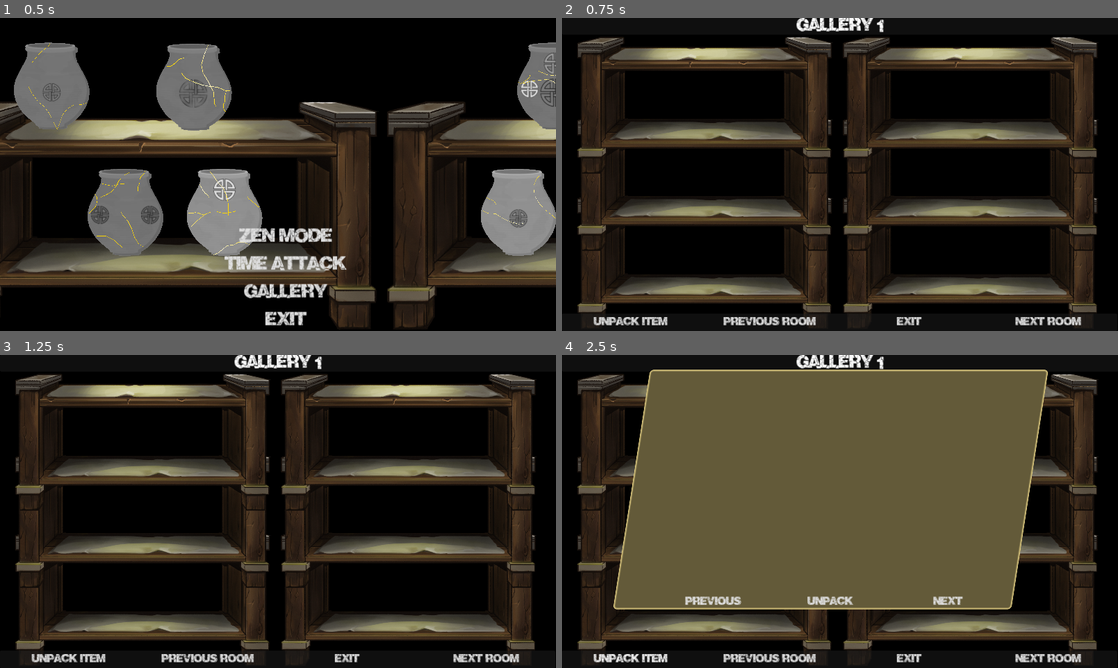
Above: before the commit, frames 1-4 (two rows, left to right).
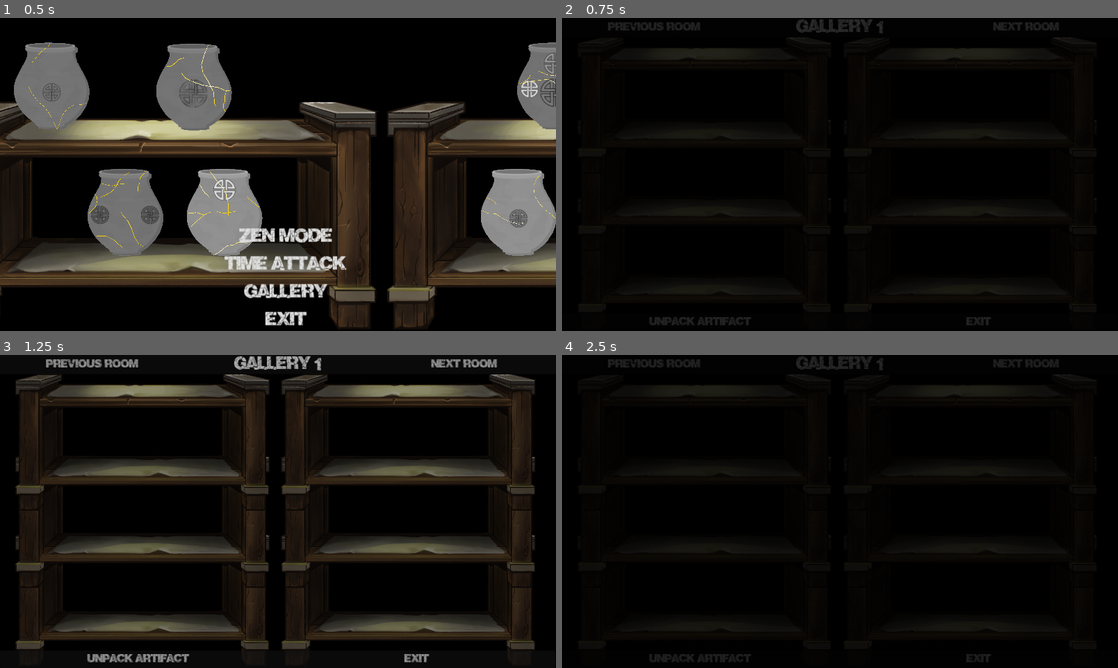
Above: after the commit, the same moments.

Repository: feyrkh/Exploratory
Game: Godot game, scene res://menu/main/TitleScreen.tscn
The game is run twice, just before and just after one commit, with the same random seed, the same clock (stepped at 60 frames per second) and the same inputs.
Inputs:
- Up to frame 1 (0.5 s): no input
- Up to frame 2 (0.75 s): click "Gallery" at 0.5 s
- Up to frame 3 (1.25 s): no input
- Up to frame 4 (2.5 s): click "Unpack Item" (after the commit: "Unpack Artifact") at 1.25 s; click "Previous room" at 2 s

Frame 1 is identical in both runs. In frame 2, 39% of the frame differs, in the area x 2-97%, y 0-100%; in frame 3, 17%; in frame 4, 74%.

Commit message:
Finish gallery stuff for now

Diff:
--- a/Global.gd
+++ b/Global.gd
@@ -2,6 +2,7 @@
 
 signal click_mode_changed()
 signal camera_zoom_changed(cur_zoom:float)
+signal delete_archeology_item(item:ArcheologyItem)
 signal save_to_gallery(item:Node2D)
 signal unpack_gallery_item(gallery_item_name:String)
 
--- a/menu/gallery/GalleryMenu.gd
+++ b/menu/gallery/GalleryMenu.gd
@@ -3,6 +3,8 @@
 var cur_page:int = 0
 var items_per_page:int = 1
 var available_items := []
+@onready var no_entry_label = find_child("NoEntryLabel")
+@onready var unpack_button = find_child("UnpackButton")
 
 func setup(items:Array):
 	cur_page = 0
@@ -12,6 +14,12 @@
 func draw_page():
 	for entry in find_child("Entries").get_children():
 		entry.queue_free()
+	if available_items.size() == 0:
+		no_entry_label.visible = true
+		unpack_button.disabled = true
+	else:
+		no_entry_label.visible = false
+		unpack_button.disabled = false
 	for i in range(cur_page * items_per_page, min(available_items.size(), (cur_page+1) * items_per_page)):
 		add_entry(available_items[i])
 
@@ -21,6 +29,8 @@
 	find_child("Entries").add_child(entry)
 
 func _on_previous_button_pressed():
+	if available_items.size() == 0:
+		return
 	cur_page -= 1
 	if cur_page < 0:
 		cur_page = available_items.size()-1
@@ -31,5 +41,13 @@
 	visible = false
 
 func _on_next_button_pressed():
+	if available_items.size() == 0:
+		return
 	cur_page = (cur_page + 1) % available_items.size()
 	draw_page()
+
+func _on_gui_input(event):
+	if event.is_action_pressed("right_click"):
+		if visible:
+			visible = false
+			get_viewport().set_input_as_handled()
--- a/menu/gallery/GalleryMenu.tscn
+++ b/menu/gallery/GalleryMenu.tscn
@@ -18,10 +18,20 @@
 offset_top = 34.0
 offset_right = 1027.0
 offset_bottom = 585.0
+mouse_filter = 1
 theme = ExtResource("1_3hicx")
 
 [node name="VBoxContainer" type="VBoxContainer" parent="PanelContainer"]
 layout_mode = 2
+
+[node name="NoEntryLabel" type="Label" parent="PanelContainer/VBoxContainer"]
+layout_mode = 2
+size_flags_vertical = 6
+text = "You have no saved artifacts
+Play in Zen or Time Attack mode
+to collect more"
+horizontal_alignment = 1
+vertical_alignment = 1
 
 [node name="Entries" type="VBoxContainer" parent="PanelContainer/VBoxContainer"]
 layout_mode = 2
@@ -48,6 +58,7 @@
 theme = ExtResource("1_3hicx")
 text = "Next"
 
+[connection signal="gui_input" from="." to="." method="_on_gui_input"]
 [connection signal="pressed" from="PanelContainer/VBoxContainer/HBoxContainer/PreviousButton" to="." method="_on_previous_button_pressed"]
 [connection signal="pressed" from="PanelContainer/VBoxContainer/HBoxContainer/UnpackButton" to="." method="_on_unpack_button_pressed"]
 [connection signal="pressed" from="PanelContainer/VBoxContainer/HBoxContainer/NextButton" to="." method="_on_next_button_pressed"]
--- a/pottery/ArcheologyItem.gd
+++ b/pottery/ArcheologyItem.gd
@@ -105,6 +105,7 @@
 @onready var shard_edges:Node2D = find_child("ShardEdges")
 @onready var glue_edges:Node2D = find_child("Glue")
 var _gallery_mode = false
+var gallery_id:String
 
 func get_save_data(image_save_data:Dictionary) -> Dictionary: # Dictionary[String, ImageBuilder.ImageSaveData]
 	var result := []
@@ -361,8 +362,9 @@
 				safe_freeze(false)
 				var prev_top = get_parent().get_child(-1)
 				get_parent().move_child(self, -1)
-				for i in range(get_parent().get_child_count()):
-					get_parent().get_child(i).z_index = i * 5
+				if _gallery_mode:
+					for i in range(get_parent().get_child_count()):
+						get_parent().get_child(i).z_index = i * 5
 				get_viewport().set_input_as_handled()
 			if event.is_action_pressed("break_item"):
 				random_scar()
@@ -396,6 +398,7 @@
 		target_rot = 0.1 # just something to get the _integrate_forces method started
 	elif hover_idx >= 0 and event.is_action_pressed("delete_item"):
 		print("Deleting item ", self)
+		Global.delete_archeology_item.emit(self)
 		queue_free()
 
 func _integrate_forces(state):
--- a/pottery/CleaningTable.gd
+++ b/pottery/CleaningTable.gd
@@ -267,6 +267,9 @@
 func _on_shuffle_button_pressed():
 	#PhysicsServer2D.set_active(false)
 	var pieces = find_child("Pieces").get_children()
+	for i in range(pieces.size()):
+		if pieces[i]._gallery_mode:
+			pieces[i].z_index = i * 5
 	pieces.shuffle()
 	var largest_x_seen = 0
 	var cur_min_x = 0
--- a/pottery/CleaningTable.tscn
+++ b/pottery/CleaningTable.tscn
@@ -122,14 +122,6 @@
 text = "Save Item"
 alignment = 0
 
-[node name="Label" type="Label" parent="CanvasLayer"]
-offset_left = 130.0
-offset_right = 1141.0
-offset_bottom = 49.0
-text = "camera=wasd or middle-click+drag, leftclick+drag=move piece, rightclick+drag=rotate piece, mouse wheel=zoom, shift=disable collisions while held
-tab=toggle mouse mode
-"
-
 [node name="PopupContainer" type="Control" parent="CanvasLayer"]
 layout_mode = 3
 anchors_preset = 0
--- /dev/null
+++ b/pottery/FadeRect.gd
@@ -0,0 +1,23 @@
+extends ColorRect
+
+signal finished
+
+func fade_out(fade_time:float):
+	if visible == false:
+		var fadeout := create_tween()
+		modulate = Color(0, 0, 0, 0)
+		visible = true
+		fadeout.tween_property(self, "modulate", Color.BLACK, fade_time)
+		await fadeout.finished
+		await get_tree().process_frame
+	finished.emit()
+
+func fade_in(fade_time:float):
+	if visible == true:
+		await get_tree().process_frame
+		var fadeout = create_tween()
+		modulate = Color.BLACK
+		fadeout.tween_property(self, "modulate", Color(0, 0, 0, 0), fade_time*2)
+		await fadeout.finished
+		visible = false
+		finished.emit()
--- a/pottery/GalleryRoom.gd
+++ b/pottery/GalleryRoom.gd
@@ -2,6 +2,7 @@
 
 const CAMERA_MOVE_SPEED := 55
 const ZOOM_INCREMENT := Vector2(0.1, 0.1)
+const FADE_TIME := 0.25
 
 @export var camera_top_left_limit:Vector2 = Vector2(0, 0)
 @export var camera_bot_right_limit:Vector2 = Vector2(4270, 2397)
@@ -11,14 +12,18 @@
 var gallery_items_unused := []
 var gallery_rooms := [] # Array[Dictionary]
 var cur_room_idx:int = 0
+var cur_room_name:String = "Gallery 1"
 
 @onready var camera = find_child("Camera2D")
+@onready var fade_rect = find_child("FadeRect")
 
 func _unhandled_input(event):
 	if event.is_action_pressed("ui_cancel"):
 		if find_child("GalleryMenu").visible:
 			find_child("GalleryMenu").visible = false
 			get_viewport().set_input_as_handled()
+		elif find_child("RoomLabelEdit").visible:
+			cancel_room_name_edit()
 		else:
 			_on_exit_button_pressed()
 	elif event.is_action_pressed("right_click"):
@@ -81,8 +86,11 @@
 			adjust_camera_limits()
 			get_viewport().set_input_as_handled()
 		elif event.is_action_pressed("camera_drag"):
-			camera_drag_mouse_start = get_viewport().get_mouse_position()
-			camera_drag_camera_start = camera.position
+			if find_child("GalleryMenu").visible:
+				find_child("GalleryMenu").visible = false
+			else:
+				camera_drag_mouse_start = get_viewport().get_mouse_position()
+				camera_drag_camera_start = camera.position
 		elif event.is_action_released("camera_drag"):
 			camera_drag_mouse_start = null
 			camera_drag_camera_start = null
@@ -106,7 +114,29 @@
 		elif camera_bot_right.y > camera_bot_right_limit.y:
 			camera.position.y = camera_bot_right_limit.y - view_rect.size.y / 2
 
+
+const ROOM_FIELD_NAME := 0
+const ROOM_FIELD_ITEMS := 1
+const ITEM_FIELD_ID := 0
+const ITEM_FIELD_POS := 1
+const ITEM_FIELD_ROT := 2
+func save_current_room():
+	if find_child("RoomLabelEdit").visible:
+		_on_room_label_edit_text_submitted(find_child("RoomLabelEdit").text)
+	while cur_room_idx >= gallery_rooms.size():
+		gallery_rooms.append([])
+	var cur_room_items = []
+	for child in find_child("Items").get_children():
+		cur_room_items.append([child.gallery_id, child.global_position, child.global_rotation])
+	var cur_room_data = [cur_room_name, cur_room_items]
+	gallery_rooms[cur_room_idx] = cur_room_data
+	save_gallery_rooms()
+
 func save_gallery_rooms():
+	while gallery_rooms.size() > 1 and gallery_rooms[0][ROOM_FIELD_ITEMS].size() == 0 and gallery_rooms[1][ROOM_FIELD_ITEMS].size() == 0:
+		gallery_rooms.pop_front()
+	while gallery_rooms.size() > 1 and gallery_rooms[-2][ROOM_FIELD_ITEMS].size() == 0 and gallery_rooms[-1][ROOM_FIELD_ITEMS].size() == 0:
+		gallery_rooms.pop_back()
 	var file = FileAccess.open_compressed("user://gallery.cfg", FileAccess.WRITE)
 	if file == null:
 		push_error("Failed to save gallery room data: ", FileAccess.get_open_error())
@@ -119,7 +149,7 @@
 	if file == null:
 		gallery_rooms = []
 	else:
-		gallery_rooms = file.read_var()
+		gallery_rooms = file.get_var()
 		file.close()
 	var gallery_items_all := {}
 	var dir = DirAccess.open("user://gallery")
@@ -135,9 +165,11 @@
 		push_error("An error occurred when trying to access the path.")
 	gallery_items_unused = []
 	var gallery_items_used = {}
-	for room_item_data in gallery_rooms:
-		for k in room_item_data.keys():
-			gallery_items_used[k] = true
+	for room_data in gallery_rooms:
+		var room_items = room_data[ROOM_FIELD_ITEMS]
+		for item in room_items:
+			var item_id = item[ITEM_FIELD_ID]
+			gallery_items_used[item_id] = true
 	for k in gallery_items_all.keys():
 		if !gallery_items_used.get(k, false):
 			gallery_items_unused.append(k)
@@ -149,29 +181,52 @@
 
 func _ready():
 	Global.unpack_gallery_item.connect(unpack_gallery_item)
+	Global.delete_archeology_item.connect(item_deleted)
+	fade_rect.visible = true
 	load_gallery_room(0)
 
+func item_deleted(item:ArcheologyItem):
+	gallery_items_unused.append(item.gallery_id)
+	save_current_room()
+
 func load_gallery_room(idx:int):
+	await find_child("FadeRect").fade_out(FADE_TIME)
 	cur_room_idx = idx
-	var item_list
+	var room_data
 	if idx >= gallery_rooms.size():
-		item_list = []
-	else:
-		item_list = gallery_rooms[idx]
-	print("Loading items: ", item_list)
+		room_data = ["Gallery "+str(cur_room_idx+1), []]
+	else:
+		room_data = gallery_rooms[idx]
+	cur_room_name = room_data[ROOM_FIELD_NAME]
+	find_child("RoomLabel").text = cur_room_name
+	for child in find_child("Items").get_children():
+		child.queue_free()
+	var item_list = room_data[ROOM_FIELD_ITEMS]
+	for item_data in item_list:
+		var item = await unpack_gallery_item(item_data[ITEM_FIELD_ID])
+		item.global_position = item_data[ITEM_FIELD_POS]
+		item.global_rotation = item_data[ITEM_FIELD_ROT]
+	await find_child("FadeRect").fade_in(FADE_TIME*2)
+
 
 func display_gallery_menu():
 	find_child("GalleryMenu").setup(gallery_items_unused)
 	find_child("GalleryMenu").visible = true
 
-func unpack_gallery_item(item_name:String):
+func hide_gallery_menu():
+	find_child("GalleryMenu").visible = true
+
+func unpack_gallery_item(item_name:String) -> Node2D:
 	var item = await GalleryMgr.unpack_from_gallery(item_name, report_error)
 	if item != null:
 		find_child("Items").add_child(item)
 		item.gallery_mode()
 		item.global_position = get_viewport().get_camera_2d().get_screen_center_position() - item.bounding_box.size/2
+	gallery_items_unused.erase(item_name)
+	return item
 
 func _on_exit_button_pressed():
+	save_current_room()
 	get_tree().change_scene_to_file("res://menu/main/TitleScreen.tscn")
 
 func _on_unpack_button_pressed():
@@ -179,3 +234,47 @@
 
 func report_error(msg:String):
 	push_error(msg)
+
+
+func _on_previous_button_pressed():
+	save_current_room()
+	cur_room_idx -= 1
+	if cur_room_idx < 0:
+		cur_room_idx = gallery_rooms.size()
+		if gallery_rooms[-1][ROOM_FIELD_ITEMS].size() == 0:
+			cur_room_idx -= 1
+	load_gallery_room(cur_room_idx)
+
+func _on_next_button_pressed():
+	save_current_room()
+	cur_room_idx += 1
+	if cur_room_idx >= gallery_rooms.size():
+		if gallery_rooms[-1][ROOM_FIELD_ITEMS].size() == 0:
+			cur_room_idx = 0
+	load_gallery_room(cur_room_idx)
+
+func _on_room_label_gui_input(event):
+	if event is InputEventMouseButton:
+		if event.button_index == 1 and event.double_click:
+			find_child("RoomLabelEdit").text = cur_room_name
+			find_child("RoomLabel").visible = false
+			find_child("RoomLabelEdit").visible = true
+			find_child("RoomLabelEdit").grab_focus()
+			find_child("RoomLabelEdit").select_all()
+
+
+func _on_room_label_edit_text_submitted(new_text):
+	cur_room_name = new_text
+	find_child("RoomLabel").text = cur_room_name
+	find_child("RoomLabel").visible = true
+	find_child("RoomLabelEdit").visible = false
+
+
+func _on_room_label_edit_gui_input(event):
+	if event.is_action_pressed("ui_cancel"):
+		cancel_room_name_edit()
+
+func cancel_room_name_edit():
+	find_child("RoomLabelEdit").text = cur_room_name
+	find_child("RoomLabel").visible = true
+	find_child("RoomLabelEdit").visible = false
--- a/pottery/GalleryRoom.tscn
+++ b/pottery/GalleryRoom.tscn
@@ -1,9 +1,10 @@
-[gd_scene load_steps=6 format=3 uid="uid://tpag1njdnwcy"]
+[gd_scene load_steps=7 format=3 uid="uid://tpag1njdnwcy"]
 
 [ext_resource type="Script" path="res://pottery/GalleryRoom.gd" id="1_2k2a3"]
 [ext_resource type="Texture2D" uid="uid://clend3rmdal32" path="res://art/shelf.png" id="1_klnyf"]
 [ext_resource type="Theme" uid="uid://bvc652bwjujtl" path="res://theme/main_ui.tres" id="2_dhsuc"]
 [ext_resource type="PackedScene" uid="uid://dr6w8rungysm1" path="res://menu/gallery/GalleryMenu.tscn" id="4_gxinv"]
+[ext_resource type="PackedScene" uid="uid://btr4madyriyi0" path="res://util/FadeRect.tscn" id="5_0t2vs"]
 
 [sub_resource type="RectangleShape2D" id="RectangleShape2D_wqvk2"]
 size = Vector2(3644, 9187)
@@ -79,11 +80,38 @@
 offset_right = 1281.0
 offset_bottom = 36.0
 
-[node name="RoomLabel" type="Label" parent="UI/PanelContainer2"]
+[node name="HBoxContainer" type="HBoxContainer" parent="UI/PanelContainer2"]
 layout_mode = 2
+
+[node name="PreviousButton" type="Button" parent="UI/PanelContainer2/HBoxContainer"]
+layout_mode = 2
+size_flags_horizontal = 7
+theme = ExtResource("2_dhsuc")
+text = "Previous room"
+
+[node name="RoomLabel" type="Label" parent="UI/PanelContainer2/HBoxContainer"]
+custom_minimum_size = Vector2(0, 44)
+layout_mode = 2
+size_flags_horizontal = 3
+mouse_filter = 1
 theme = ExtResource("2_dhsuc")
 text = "Gallery 1"
 horizontal_alignment = 1
+vertical_alignment = 1
+
+[node name="RoomLabelEdit" type="LineEdit" parent="UI/PanelContainer2/HBoxContainer"]
+visible = false
+custom_minimum_size = Vector2(301, 0)
+layout_mode = 2
+size_flags_horizontal = 3
+theme = ExtResource("2_dhsuc")
+alignment = 1
+
+[node name="NextButton" type="Button" parent="UI/PanelContainer2/HBoxContainer"]
+layout_mode = 2
+size_flags_horizontal = 7
+theme = ExtResource("2_dhsuc")
+text = "Next room"
 
 [node name="PanelContainer" type="PanelContainer" parent="UI"]
 offset_top = 680.0
@@ -97,13 +125,7 @@
 layout_mode = 2
 size_flags_horizontal = 7
 theme = ExtResource("2_dhsuc")
-text = "Unpack Item"
-
-[node name="PreviousButton" type="Button" parent="UI/PanelContainer/HBoxContainer"]
-layout_mode = 2
-size_flags_horizontal = 7
-theme = ExtResource("2_dhsuc")
-text = "Previous room"
+text = "Unpack Artifact"
 
 [node name="ExitButton" type="Button" parent="UI/PanelContainer/HBoxContainer"]
 layout_mode = 2
@@ -111,17 +133,18 @@
 theme = ExtResource("2_dhsuc")
 text = "Exit"
 
-[node name="NextButton" type="Button" parent="UI/PanelContainer/HBoxContainer"]
-layout_mode = 2
-size_flags_horizontal = 7
-theme = ExtResource("2_dhsuc")
-text = "Next room"
-
 [node name="GalleryMenu" parent="UI" instance=ExtResource("4_gxinv")]
 visible = false
 
 [node name="Camera2D" type="Camera2D" parent="UI"]
 anchor_mode = 0
 
+[node name="FadeRect" parent="UI" instance=ExtResource("5_0t2vs")]
+
+[connection signal="pressed" from="UI/PanelContainer2/HBoxContainer/PreviousButton" to="." method="_on_previous_button_pressed"]
+[connection signal="gui_input" from="UI/PanelContainer2/HBoxContainer/RoomLabel" to="." method="_on_room_label_gui_input"]
+[connection signal="gui_input" from="UI/PanelContainer2/HBoxContainer/RoomLabelEdit" to="." method="_on_room_label_edit_gui_input"]
+[connection signal="text_submitted" from="UI/PanelContainer2/HBoxContainer/RoomLabelEdit" to="." method="_on_room_label_edit_text_submitted"]
+[connection signal="pressed" from="UI/PanelContainer2/HBoxContainer/NextButton" to="." method="_on_next_button_pressed"]
 [connection signal="pressed" from="UI/PanelContainer/HBoxContainer/UnpackButton" to="." method="_on_unpack_button_pressed"]
 [connection signal="pressed" from="UI/PanelContainer/HBoxContainer/ExitButton" to="." method="_on_exit_button_pressed"]
--- a/project.godot
+++ b/project.godot
@@ -117,6 +117,11 @@
 "events": [Object(InputEventMouseButton,"resource_local_to_scene":false,"resource_name":"","device":-1,"window_id":0,"a …(258 unchanged characters)…
 ]
 }
+left_click={
+"deadzone": 0.5,
+"events": [Object(InputEventMouseButton,"resource_local_to_scene":false,"resource_name":"","device":-1,"window_id":0,"alt_pressed":false,"shift_pressed":false,"ctrl_pressed":false,"meta_pressed":false,"button_mask":1,"position":Vector2(182, 22),"global_position":Vector2(186, 63),"factor":1.0,"button_index":1,"canceled":false,"pressed":true,"double_click":false,"script":null)
+]
+}
 
 [layer_names]
 
--- a/theme/main_ui.tres
+++ b/theme/main_ui.tres
@@ -14,4 +14,6 @@
 Button/styles/pressed = ExtResource("2_e1s68")
 Label/font_sizes/font_size = 34
 Label/fonts/font = ExtResource("1_xin2s")
+LineEdit/font_sizes/font_size = 34
+LineEdit/fonts/font = ExtResource("1_xin2s")
 PanelContainer/styles/panel = ExtResource("1_mtm7e")
--- /dev/null
+++ b/util/FadeRect.tscn
@@ -0,0 +1,9 @@
+[gd_scene load_steps=2 format=3 uid="uid://btr4madyriyi0"]
+
+[ext_resource type="Script" path="res://pottery/FadeRect.gd" id="1_07p1y"]
+
+[node name="FadeRect" type="ColorRect"]
+offset_right = 1288.0
+offset_bottom = 729.0
+color = Color(0, 0, 0, 1)
+script = ExtResource("1_07p1y")
--- a/util/GalleryMgr.gd
+++ b/util/GalleryMgr.gd
@@ -31,4 +31,5 @@
 	var item_save_data = save_file.get_var()
 	save_file.close()
 	var result = await ArcheologyItem.load_save_data(item_save_data, reversed_image_save_data, texture_cache)
+	result.gallery_id = item_name
 	return result
